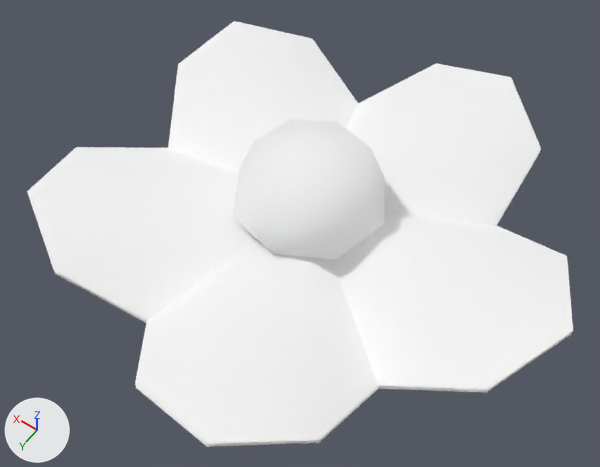
Renders of the glTF model FinModelUtility/Formats/JSystem/JSystem Tests/goldens/pikmin_2_flower_red/output/flower_red.glb from each side of a commit.
Before and after are seen from a camera (50 mm lens) standing at (-4.86, 7.08, 11.87) and looking at (-0.06, 0.36, 1.31). The lights are fixed; the arrows at lower left show +X, +Y and +Z. Vertices at the same position are counted once.
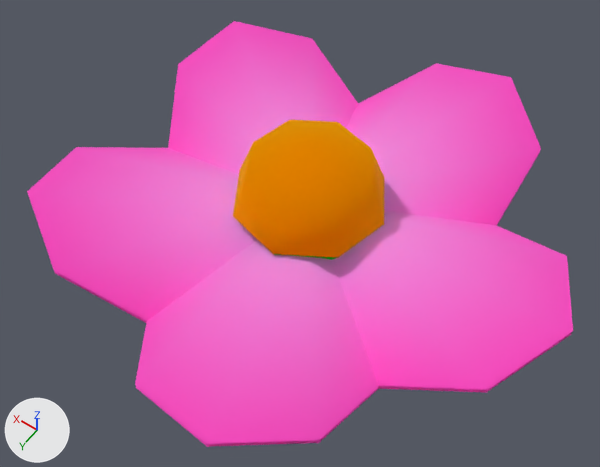
Pixel boxes (x1, y1, x2, y2) of what changed, in the pictures (600 x 467 px):
'Mesh_0', recoloured: (27, 21, 573, 447) in both

Edits to the bpy script that builds the scene:
```text
Change mat_flower1_v:
    where n0 = _N.new('ShaderNodeBsdfPrincipled'); n0.name = 'Principled BSDF'
    remove n0.inputs[0].default_value = (1.0, 1.0, 1.0, 1.0)  # 'Base Color', white #ffffff
    add n2 = _N.new('ShaderNodeVertexColor'); n2.name = 'Color Attribute'
    add _L.new(n2.outputs[0], n0.inputs[0])  # 'Color' to 'Base Color'
Change me_mesh_0:
    where me_mesh_0.from_pydata(...)  # 60 vertices, 72 faces; spans x -4.43..3.88, y -4.21..4.21, z -0.08..2.97
    used by ob_mesh_0; location = (0.0, 0.0, 0.0)
    me_mesh_0 part 1: vertex colours changed
```
